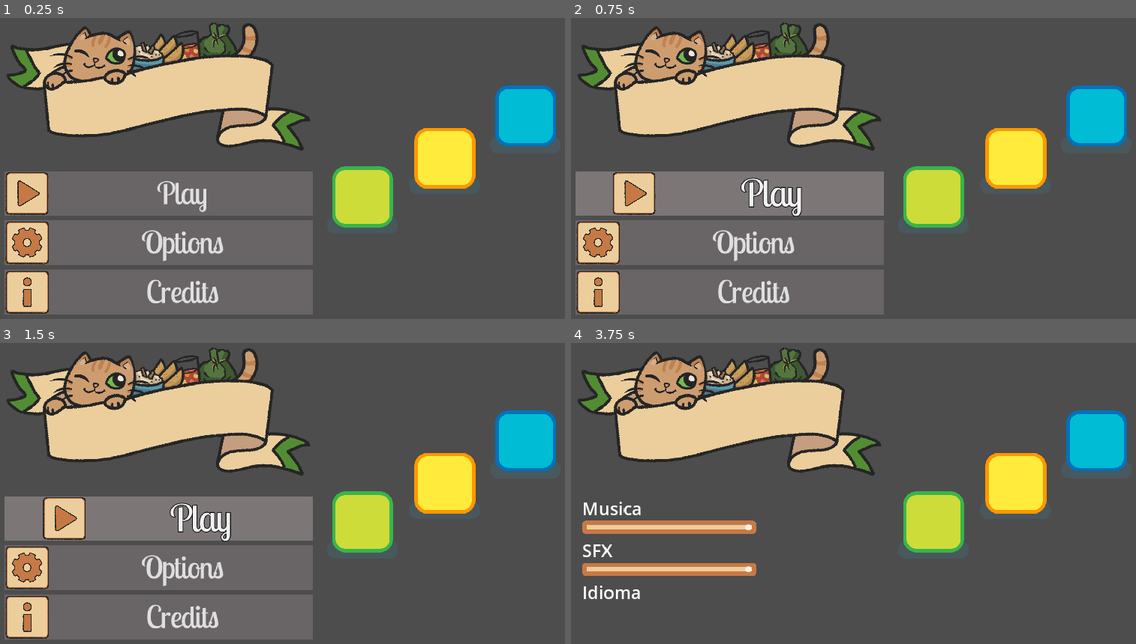
Above: before the commit, frames 1-4 (two rows, left to right).
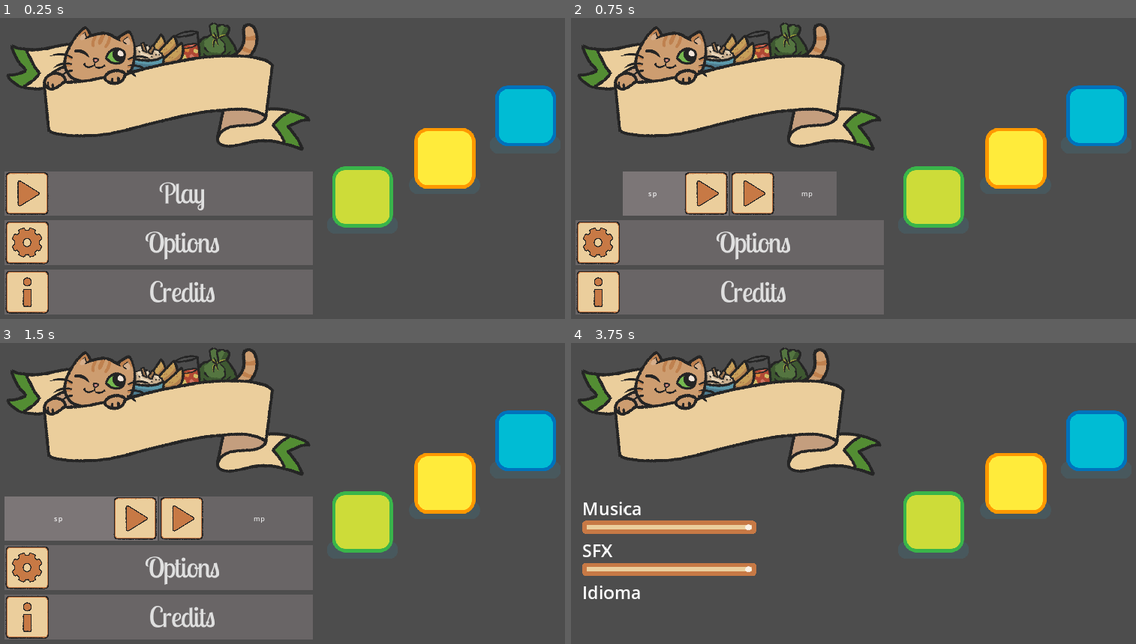
Above: after the commit, the same moments.

Repository: soetgdeznsgk/GGJ24---Fat-Cat-Fest
Game: Godot game, scene res://Escenas/Menus/menu_principal.tscn
Two runs of this game, one before a commit and one after it. Both use one fixed random seed, a clock stepped at 60 frames per second and the inputs below.
Inputs (mouse positions are in pixels of both pictures, inside the frame that each line leads up to):
- Up to frame 1 (0.25 s): no input
- Up to frame 2 (0.75 s): click "Play" at 0.5 s
- Up to frame 3 (1.5 s): click (158, 517) at 1.25 s, where only the run before the commit has a clickable "Play"
- Up to frame 4 (3.75 s): click (650, 517) at 2 s, where only the run after the commit has a clickable "sp"; click (808, 517) at 2.75 s, where only the run after the commit has a clickable "mp"; click "Options" at 3.5 s

The runs differ from the first frame. In frame 1, 1.2% of the frame differs, in the area x 25-40%, y 53-95%; in frame 2, 6.7%, in the area x 0-56%, y 50-95%; in frame 3, 4.5%; in frame 4, nothing differs.

Commit message:
Merge total arreglando play button

Diff:
--- a/Escenas/Maingame/QuickTimeEvent.tscn
+++ b/Escenas/Maingame/QuickTimeEvent.tscn
@@ -114,6 +114,58 @@
 "transitions": PackedFloat32Array(1),
 "update": 0,
 "values": [0.0]
+}
+
+[sub_resource type="Animation" id="Animation_8qd0x"]
+resource_name = "final_evento"
+length = 2.5
+tracks/0/type = "value"
+tracks/0/imported = false
+tracks/0/enabled = true
+tracks/0/path = NodePath("Sprite2D:position")
+tracks/0/interp = 1
+tracks/0/loop_wrap = true
+tracks/0/keys = {
+"times": PackedFloat32Array(0, 0.3, 2.1, 2.4),
+"transitions": PackedFloat32Array(1, 1, 1, 1),
+"update": 0,
+"values": [Vector2(688, -470), Vector2(688, 386), Vector2(688, 386), Vector2(688, -470)]
+}
+tracks/1/type = "value"
+tracks/1/imported = false
+tracks/1/enabled = true
+tracks/1/path = NodePath("Sprite2D:visible")
+tracks/1/interp = 1
+tracks/1/loop_wrap = true
+tracks/1/keys = {
+"times": PackedFloat32Array(0),
+"transitions": PackedFloat32Array(1),
+"update": 1,
+"values": [true]
+}
+tracks/2/type = "value"
+tracks/2/imported = false
+tracks/2/enabled = true
+tracks/2/path = NodePath("Label:visible")
+tracks/2/interp = 1
+tracks/2/loop_wrap = true
+tracks/2/keys = {
+"times": PackedFloat32Array(0, 0.3),
+"transitions": PackedFloat32Array(1, 1),
+"update": 1,
+"values": [false, true]
+}
+tracks/3/type = "value"
+tracks/3/imported = false
+tracks/3/enabled = true
+tracks/3/path = NodePath("Label:visible_ratio")
+tracks/3/interp = 1
+tracks/3/loop_wrap = true
+tracks/3/keys = {
+"times": PackedFloat32Array(0.3, 0.6, 1.9, 2.1),
+"transitions": PackedFloat32Array(1, 1, 1, 1),
+"update": 0,
+"values": [0.0, 1.0, 1.0, 0.0]
 }
 
 [sub_resource type="Animation" id="Animation_xxmq6"]
@@ -216,58 +268,6 @@
 "transitions": PackedFloat32Array(1),
 "update": 1,
 "values": [true]
-}
-
-[sub_resource type="Animation" id="Animation_8qd0x"]
-resource_name = "final_evento"
-length = 2.5
-tracks/0/type = "value"
-tracks/0/imported = false
-tracks/0/enabled = true
-tracks/0/path = NodePath("Sprite2D:position")
-tracks/0/interp = 1
-tracks/0/loop_wrap = true
-tracks/0/keys = {
-"times": PackedFloat32Array(0, 0.3, 2.1, 2.4),
-"transitions": PackedFloat32Array(1, 1, 1, 1),
-"update": 0,
-"values": [Vector2(688, -470), Vector2(688, 386), Vector2(688, 386), Vector2(688, -470)]
-}
-tracks/1/type = "value"
-tracks/1/imported = false
-tracks/1/enabled = true
-tracks/1/path = NodePath("Sprite2D:visible")
-tracks/1/interp = 1
-tracks/1/loop_wrap = true
-tracks/1/keys = {
-"times": PackedFloat32Array(0),
-"transitions": PackedFloat32Array(1),
-"update": 1,
-"values": [true]
-}
-tracks/2/type = "value"
-tracks/2/imported = false
-tracks/2/enabled = true
-tracks/2/path = NodePath("Label:visible")
-tracks/2/interp = 1
-tracks/2/loop_wrap = true
-tracks/2/keys = {
-"times": PackedFloat32Array(0, 0.3),
-"transitions": PackedFloat32Array(1, 1),
-"update": 1,
-"values": [false, true]
-}
-tracks/3/type = "value"
-tracks/3/imported = false
-tracks/3/enabled = true
-tracks/3/path = NodePath("Label:visible_ratio")
-tracks/3/interp = 1
-tracks/3/loop_wrap = true
-tracks/3/keys = {
-"times": PackedFloat32Array(0.3, 0.6, 1.9, 2.1),
-"transitions": PackedFloat32Array(1, 1, 1, 1),
-"update": 0,
-"values": [0.0, 1.0, 1.0, 0.0]
 }
 
 [sub_resource type="AnimationLibrary" id="AnimationLibrary_uy0b7"]
--- a/Escenas/Menus/Buttons/Button.gd
+++ b/Escenas/Menus/Buttons/Button.gd
@@ -8,6 +8,7 @@
 
 # TODO corregir que la S parpadea con la animación
 func _on_mouse_entered():
+	grab_focus()
 	if anim.is_playing():
 		seeker = anim.current_animation_position
 	else:
@@ -19,6 +20,7 @@
 		anim.seek(seeker)
 
 func _on_mouse_exited():
+	release_focus()
 	if anim.is_playing():
 		seeker = anim.current_animation_position
 	else:
@@ -36,6 +38,7 @@
 	_on_mouse_exited()
 
 func _on_pressed() -> void: # intentar moverlo con el margen y no con el size
+	$"../SPButton".grab_focus()
 	hide()
 	$"../SPButton".show()
 	$"../MPButton".show()
--- a/Escenas/Menus/Buttons/PlayButtonRelay.gd
+++ b/Escenas/Menus/Buttons/PlayButtonRelay.gd
@@ -2,6 +2,9 @@
 
 signal sp_start_game
 signal mp_start_game
+@onready var PlayButton = %PlayButton
+@onready var SPButton = %SPButton
+@onready var MPButton = %MPButton
 
 func _on_sp_button_pressed():
 	sp_start_game.emit()
@@ -9,3 +12,8 @@
 
 func _on_mp_button_pressed():
 	mp_start_game.emit()
+
+func showPlayButton():
+	PlayButton.visible = true
+	SPButton.visible = false
+	MPButton.visible = false
--- a/Escenas/Menus/Buttons/button_anim.tscn
+++ b/Escenas/Menus/Buttons/button_anim.tscn
@@ -99,7 +99,7 @@
 size_flags_vertical = 3
 theme_override_colors/font_outline_color = Color(0, 0, 0, 1)
 theme_override_fonts/font = ExtResource("1_tud0j")
-theme_override_font_sizes/font_size = 66
+theme_override_font_sizes/font_size = 60
 theme_override_styles/normal = ExtResource("2_807na")
 theme_override_styles/hover = ExtResource("2_807na")
 theme_override_styles/focus = ExtResource("2_807na")
--- a/Escenas/Menus/Buttons/button_play_loquisimo.tscn
+++ b/Escenas/Menus/Buttons/button_play_loquisimo.tscn
@@ -14,22 +14,10 @@
 tracks/0/type = "value"
 tracks/0/imported = false
 tracks/0/enabled = true
-tracks/0/path = NodePath(".:theme_override_styles/hover:content_margin_left")
+tracks/0/path = NodePath("../MPButton:text")
 tracks/0/interp = 1
 tracks/0/loop_wrap = true
 tracks/0/keys = {
-"times": PackedFloat32Array(0),
-"transitions": PackedFloat32Array(1),
-"update": 0,
-"values": [-1.0]
-}
-tracks/1/type = "value"
-tracks/1/imported = false
-tracks/1/enabled = true
-tracks/1/path = NodePath("../MPButton:text")
-tracks/1/interp = 1
-tracks/1/loop_wrap = true
-tracks/1/keys = {
 "times": PackedFloat32Array(0),
 "transitions": PackedFloat32Array(1),
 "update": 1,
@@ -47,9 +35,33 @@
 tracks/0/loop_wrap = true
 tracks/0/keys = {
 "times": PackedFloat32Array(0, 0.3),
-"transitions": PackedFloat32Array(1.93187, 1),
+"transitions": PackedFloat32Array(0.4, 1),
 "update": 0,
-"values": [-1.0, 100.0]
+"values": [-1.0, 85.0]
+}
+tracks/1/type = "value"
+tracks/1/imported = false
+tracks/1/enabled = true
+tracks/1/path = NodePath(".:theme_override_font_sizes/font_size")
+tracks/1/interp = 1
+tracks/1/loop_wrap = true
+tracks/1/keys = {
+"times": PackedFloat32Array(0, 0.3),
+"transitions": PackedFloat32Array(0.4, 1),
+"update": 0,
+"values": [60, 80]
+}
+tracks/2/type = "value"
+tracks/2/imported = false
+tracks/2/enabled = true
+tracks/2/path = NodePath(".:theme_override_constants/outline_size")
+tracks/2/interp = 1
+tracks/2/loop_wrap = true
+tracks/2/keys = {
+"times": PackedFloat32Array(0, 0.1),
+"transitions": PackedFloat32Array(0.4, 1),
+"update": 1,
+"values": [0, 10]
 }
 
 [sub_resource type="AnimationLibrary" id="AnimationLibrary_8uuh1"]
@@ -72,11 +84,14 @@
 layout_mode = 2
 
 [node name="PlayButton" type="Button" parent="MarginContainer/HBoxContainer"]
+unique_name_in_owner = true
 layout_mode = 2
 size_flags_horizontal = 3
 size_flags_vertical = 3
+theme_override_colors/font_outline_color = Color(0, 0, 0, 1)
+theme_override_constants/outline_size = 0
 theme_override_fonts/font = ExtResource("1_8015a")
-theme_override_font_sizes/font_size = 66
+theme_override_font_sizes/font_size = 60
 theme_override_styles/normal = SubResource("StyleBoxFlat_71wjp")
 theme_override_styles/hover = SubResource("StyleBoxFlat_71wjp")
 theme_override_styles/focus = SubResource("StyleBoxFlat_71wjp")
@@ -92,6 +107,7 @@
 }
 
 [node name="SPButton" type="Button" parent="MarginContainer/HBoxContainer"]
+unique_name_in_owner = true
 visible = false
 layout_mode = 2
 size_flags_horizontal = 3
@@ -100,11 +116,11 @@
 theme_override_styles/focus = ExtResource("5_hlqpp")
 text = "sp"
 icon = ExtResource("2_65ics")
-flat = true
 icon_alignment = 2
 expand_icon = true
 
 [node name="MPButton" type="Button" parent="MarginContainer/HBoxContainer"]
+unique_name_in_owner = true
 visible = false
 layout_mode = 2
 size_flags_horizontal = 3
@@ -113,7 +129,6 @@
 theme_override_styles/focus = ExtResource("5_hlqpp")
 text = "mp"
 icon = ExtResource("2_65ics")
-flat = true
 expand_icon = true
 
 [connection signal="focus_entered" from="MarginContainer/HBoxContainer/PlayButton" to="MarginContainer/HBoxContainer/PlayButton" method="_on_focus_entered"]
--- a/Escenas/Menus/menu_principal.gd
+++ b/Escenas/Menus/menu_principal.gd
@@ -19,9 +19,11 @@
 
 func deviceChanged():
 	if noMouse:
-		%PlayButton.grab_focus()
+		$MenuPrincipal/HBoxContainer/VBoxContainer/MainVBoxContainer/HBoxContainer.PlayButton.grab_focus()
 	else:
-		%PlayButton.release_focus()
+		$MenuPrincipal/HBoxContainer/VBoxContainer/MainVBoxContainer/HBoxContainer.PlayButton.release_focus()
+		$MenuPrincipal/HBoxContainer/VBoxContainer/MainVBoxContainer/HBoxContainer.SPButton.release_focus()
+		$MenuPrincipal/HBoxContainer/VBoxContainer/MainVBoxContainer/HBoxContainer.MPButton.release_focus()
 		%OptionsButton.release_focus()
 		%CreditsButton.release_focus()
 
@@ -41,6 +43,9 @@
 	if mousePos.distance_squared_to(get_global_mouse_position()) > 200 and noMouse:
 		noMouse = false
 		deviceChanged()
+	if %OptionsButton.has_focus() or %CreditsButton.has_focus():
+		$MenuPrincipal/HBoxContainer/VBoxContainer/MainVBoxContainer/HBoxContainer.showPlayButton()
+
 
 func _on_option_button_pressed():
 	$MenuPrincipal/HBoxContainer/VBoxContainer/MainVBoxContainer.hide()
--- a/Escenas/Menus/menu_principal.tscn
+++ b/Escenas/Menus/menu_principal.tscn
@@ -137,8 +137,7 @@
 theme_override_constants/separation = 10
 alignment = 2
 
-[node name="PlayButton" parent="MenuPrincipal/HBoxContainer/VBoxContainer/MainVBoxContainer" instance=ExtResource("4_cnkgm")]
-unique_name_in_owner = true
+[node name="HBoxContainer" parent="MenuPrincipal/HBoxContainer/VBoxContainer/MainVBoxContainer" instance=ExtResource("7_ok2fb")]
 layout_mode = 2
 size_flags_vertical = 3
 
@@ -170,7 +169,5 @@
 layout_mode = 2
 texture = ExtResource("5_msp6e")
 
-[connection signal="mp_start_game" from="MenuPrincipal/HBoxContainer/VBoxContainer/MainVBoxContainer/HBoxContainer" to="." method="_on_h_box_container_mp_start_game"]
-[connection signal="sp_start_game" from="MenuPrincipal/HBoxContainer/VBoxContainer/MainVBoxContainer/HBoxContainer" to="." method="_on_h_box_container_sp_start_game"]
 [connection signal="pressed" from="MenuPrincipal/HBoxContainer/VBoxContainer/MainVBoxContainer/OptionsButton" to="." method="_on_option_button_pressed"]
 [connection signal="pressed" from="MenuPrincipal/HBoxContainer/VBoxContainer/MainVBoxContainer/CreditsButton" to="." method="_on_credits_button_pressed"]
Not shown: 1 places in Escenas/Menus/menu_principal.tscn that only renumber resources
